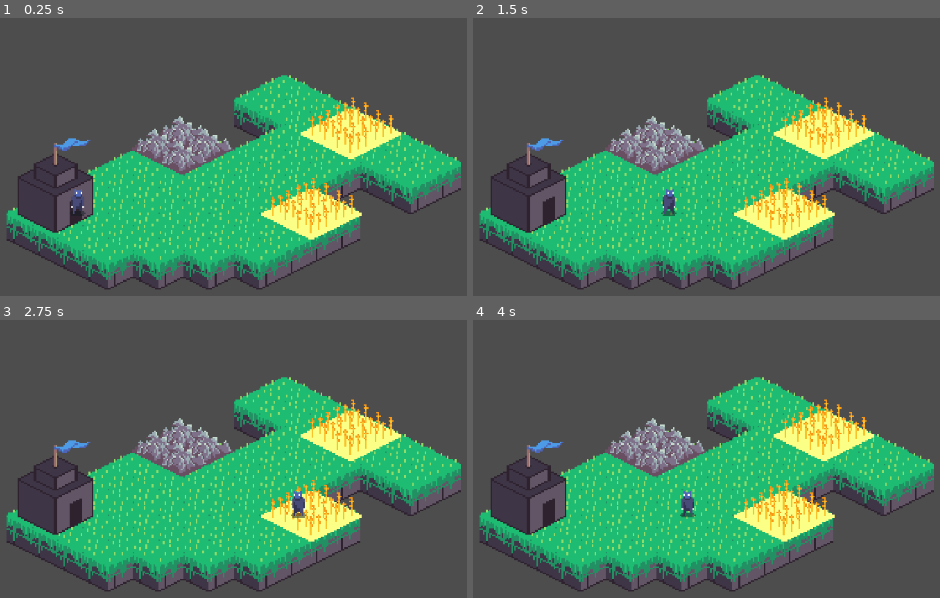
Above: before the commit, frames 1-4 (two rows, left to right).
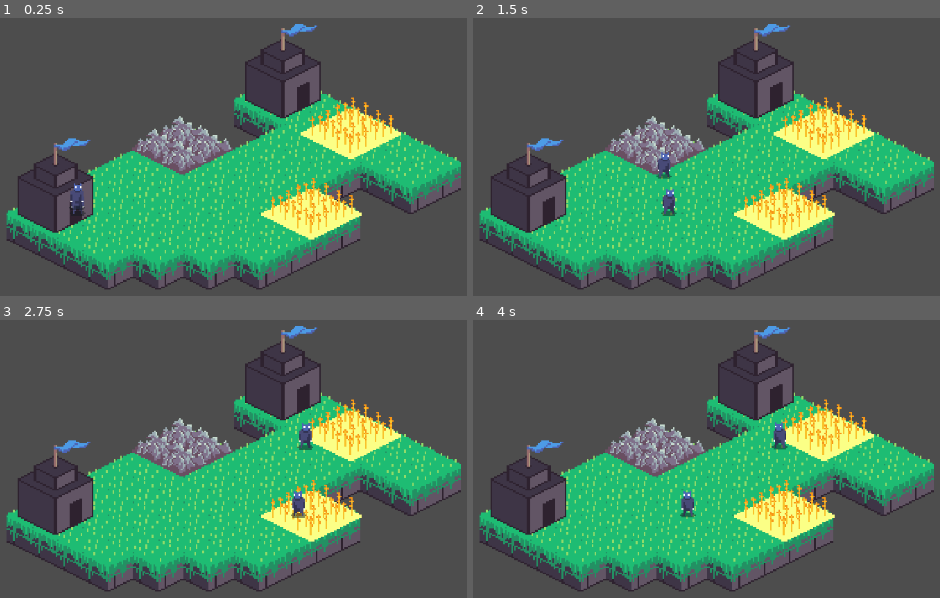
Above: after the commit, the same moments.

Repository: SuperSheaff/Ludum-Dare-55
Game: Godot game, scene res://Scenes/Levels/main.tscn
Two runs of this game, one before a commit and one after it. Both use one fixed random seed, a clock stepped at 60 frames per second and the inputs below.
Inputs:
- Up to frame 1 (0.25 s): no input
- Up to frame 2 (1.5 s): no input
- Up to frame 3 (2.75 s): no input
- Up to frame 4 (4 s): tap Enter at 3.5 s

The runs differ from the first frame. In frame 1, 2.5% of the frame differs, in the area x 14-69%, y 2-70%; in frame 2, 2.6%; in frame 3, 2.6%; in frame 4, 2.6%, in the area x 52-69%, y 2-47%.

Commit message:
warrior dudes now

Diff:
--- /dev/null
+++ b/Scenes/Buildings/barracks.tscn
@@ -0,0 +1,11 @@
+[gd_scene load_steps=3 format=3 uid="uid://cjahglknwb6f5"]
+
+[ext_resource type="Script" path="res://Scripts/barracks.gd" id="1_vrhhb"]
+[ext_resource type="Texture2D" uid="uid://coh4b01foym1s" path="res://Sprites/Environment/Home-Sheet.png" id="2_doh7e"]
+
+[node name="Barracks" type="Node2D"]
+script = ExtResource("1_vrhhb")
+
+[node name="Sprite2D" type="Sprite2D" parent="."]
+position = Vector2(0, -100)
+texture = ExtResource("2_doh7e")
--- a/Scenes/Characters/dude.tscn
+++ b/Scenes/Characters/dude.tscn
@@ -11,6 +11,8 @@
 [ext_resource type="Script" path="res://Scripts/Dude/States/Collect Ore/dude_ore_move_to_ore.gd" id="9_wb8or"]
 [ext_resource type="Script" path="res://Scripts/Dude/States/Collect Ore/dude_ore_collect.gd" id="10_c5wjf"]
 [ext_resource type="Script" path="res://Scripts/Dude/States/Collect Ore/dude_ore_bring_ore_home.gd" id="11_egp6q"]
+[ext_resource type="Script" path="res://Scripts/Dude/States/Warrior/dude_warrior_pause.gd" id="12_5jvfh"]
+[ext_resource type="Script" path="res://Scripts/Dude/States/Warrior/dude_warrior_roam.gd" id="13_dhbw2"]
 
 [sub_resource type="Animation" id="Animation_h0pky"]
 tracks/0/type = "value"
@@ -92,6 +94,40 @@
 "transitions": PackedFloat32Array(1, 1, 1, 1, 1, 1, 1, 1),
 "update": 1,
 "values": [20, 21, 22, 23, 24, 25, 26, 27]
+}
+
+[sub_resource type="Animation" id="Animation_6h24g"]
+resource_name = "warrior_idle"
+length = 0.8
+loop_mode = 1
+tracks/0/type = "value"
+tracks/0/imported = false
+tracks/0/enabled = true
+tracks/0/path = NodePath("Sprite2D:frame")
+tracks/0/interp = 1
+tracks/0/loop_wrap = true
+tracks/0/keys = {
+"times": PackedFloat32Array(0, 0.2, 0.4, 0.6),
+"transitions": PackedFloat32Array(1, 1, 1, 1),
+"update": 1,
+"values": [28, 29, 30, 31]
+}
+
+[sub_resource type="Animation" id="Animation_08pvc"]
+resource_name = "warrior_move"
+length = 0.8
+loop_mode = 1
+tracks/0/type = "value"
+tracks/0/imported = false
+tracks/0/enabled = true
+tracks/0/path = NodePath("Sprite2D:frame")
+tracks/0/interp = 1
+tracks/0/loop_wrap = true
+tracks/0/keys = {
+"times": PackedFloat32Array(0, 0.1, 0.2, 0.3, 0.4, 0.5, 0.6, 0.7),
+"transitions": PackedFloat32Array(1, 1, 1, 1, 1, 1, 1, 1),
+"update": 1,
+"values": [32, 33, 34, 35, 36, 37, 38, 39]
 }
 
 [sub_resource type="AnimationLibrary" id="AnimationLibrary_vlvy0"]
@@ -100,7 +136,9 @@
 "idle": SubResource("Animation_yo22e"),
 "move": SubResource("Animation_h6lrw"),
 "move_food": SubResource("Animation_gipdy"),
-"move_ore": SubResource("Animation_7ip07")
+"move_ore": SubResource("Animation_7ip07"),
+"warrior_idle": SubResource("Animation_6h24g"),
+"warrior_move": SubResource("Animation_08pvc")
 }
 
 [sub_resource type="AnimationNodeAnimation" id="AnimationNodeAnimation_lo8nf"]
@@ -128,8 +166,8 @@
 [node name="Sprite2D" type="Sprite2D" parent="."]
 position = Vector2(0, -40)
 texture = ExtResource("1_44xdr")
-hframes = 6
-vframes = 5
+hframes = 7
+vframes = 6
 
 [node name="AnimationPlayer" type="AnimationPlayer" parent="."]
 libraries = {
@@ -186,3 +224,13 @@
 script = ExtResource("11_egp6q")
 dude = NodePath("../..")
 dude_animator = NodePath("../../AnimationPlayer")
+
+[node name="WarriorPause" type="Node" parent="StateMachine" node_paths=PackedStringArray("dude", "dude_animator")]
+script = ExtResource("12_5jvfh")
+dude = NodePath("../..")
+dude_animator = NodePath("../../AnimationPlayer")
+
+[node name="WarriorRoam" type="Node" parent="StateMachine" node_paths=PackedStringArray("dude", "dude_animator")]
+script = ExtResource("13_dhbw2")
+dude = NodePath("../..")
+dude_animator = NodePath("../../AnimationPlayer")
--- a/Scenes/Levels/main.tscn
+++ b/Scenes/Levels/main.tscn
@@ -1,9 +1,10 @@
-[gd_scene load_steps=6 format=3 uid="uid://u06ql36qquqn"]
+[gd_scene load_steps=7 format=3 uid="uid://u06ql36qquqn"]
 
 [ext_resource type="PackedScene" uid="uid://cndvm7kt7sj42" path="res://Tilemaps/tile_map.tscn" id="2_ik118"]
 [ext_resource type="PackedScene" uid="uid://ccorg5bj766v5" path="res://Scenes/Buildings/house.tscn" id="3_ul3hg"]
 [ext_resource type="PackedScene" uid="uid://2hlkl607tjp6" path="res://Scenes/Resources/ore.tscn" id="4_1ypp8"]
 [ext_resource type="PackedScene" uid="uid://fcn2r66phgcl" path="res://Scenes/Resources/food.tscn" id="4_fhhta"]
+[ext_resource type="PackedScene" uid="uid://cjahglknwb6f5" path="res://Scenes/Buildings/barracks.tscn" id="5_r5ic8"]
 
 [sub_resource type="GDScript" id="GDScript_0hur3"]
 
@@ -29,3 +30,6 @@
 [node name="Camera2D" type="Camera2D" parent="."]
 position = Vector2(143, 93)
 zoom = Vector2(0.455, 0.455)
+
+[node name="Barracks" parent="." groups=["Barracks"] instance=ExtResource("5_r5ic8")]
+position = Vector2(315, -123)
--- a/Scripts/Dude/States/Idle/dude_idle.gd
+++ b/Scripts/Dude/States/Idle/dude_idle.gd
@@ -22,7 +22,7 @@
 		#Transitioned.emit(self, "MoveToPray")
 		#print("Received Pray task")
 
-	#elif task is Fight:
-		#dude.set_task(task)
-		#Transitioned.emit(self, "MoveToFight")
-		#print("Received Fight task")
+	elif task is Barracks:
+		dude.set_task(task)
+		Transitioned.emit(self, "WarriorRoam")
+		print("Received Warrior task")
--- /dev/null
+++ b/Scripts/Dude/States/Warrior/dude_warrior.gd
@@ -0,0 +1,28 @@
+extends DudeState
+class_name DudeWarrior
+
+var task
+
+#func Update(delta: float):
+	#
+	#task = dude.check_for_task()
+	#
+	#if task is Food:
+		#dude.set_task(task)
+		#Transitioned.emit(self, "MoveToFood")
+		#print("Received Food task")
+		#
+	#elif task is Ore:
+		#dude.set_task(task)
+		#Transitioned.emit(self, "MoveToOre")
+		#print("Received Ore task")
+
+	#elif task is Pray:
+		#dude.set_task(task)
+		#Transitioned.emit(self, "MoveToPray")
+		#print("Received Pray task")
+
+	#elif task is Fight:
+		#dude.set_task(task)
+		#Transitioned.emit(self, "MoveToFight")
+		#print("Received Fight task")
--- /dev/null
+++ b/Scripts/Dude/States/Warrior/dude_warrior_pause.gd
@@ -0,0 +1,29 @@
+extends DudeWarrior
+class_name DudeWarriorPause
+
+var pause_time : float
+
+func Enter():
+	super.Enter()
+
+	randomize_pause()
+	dude_animator.play("warrior_idle")
+
+func Update(delta: float):
+	super.Update(delta)
+
+	if pause_time > 0:
+		pause_time -= delta
+
+	else:
+		Transitioned.emit(self, "WarriorRoam")
+
+func Physics_Update(delta: float):
+	super.Physics_Update(delta)
+
+	if dude:
+		dude.velocity = Vector2.ZERO
+
+func randomize_pause():
+	move_direction = Vector2(randf_range(-1, 1), randf_range(-1, 1)).normalized()
+	pause_time = randf_range(0, 1)
--- /dev/null
+++ b/Scripts/Dude/States/Warrior/dude_warrior_roam.gd
@@ -0,0 +1,45 @@
+extends DudeWarrior
+class_name DudeWarriorRoam
+
+var target_position: Vector2
+
+func Enter():
+	super.Enter()
+	randomize_wander()
+	dude_animator.play("warrior_move")
+
+func Update(delta: float):
+	super.Update(delta)
+
+	if dude.global_position.distance_to(target_position) < 10.0:
+		Transitioned.emit(self, "WarriorPause")
+
+func Physics_Update(delta: float):
+	super.Physics_Update(delta)
+	if dude and target_position != null:
+		var direction = (target_position - dude.global_position).normalized()
+		dude.velocity = direction * move_speed
+
+func randomize_wander():
+	var tilemap = GameController.tilemap
+	var bounds = tilemap.get_used_rect()
+	var random_cell = Vector2()
+	var valid_cell_found = false
+
+	while not valid_cell_found:
+		random_cell = Vector2(
+			randi() % int(bounds.size.x) + bounds.position.x,
+			randi() % int(bounds.size.y) + bounds.position.y
+		)
+
+		if tilemap.get_cell_source_id(0, random_cell) != -1:
+			valid_cell_found = true
+
+	target_position = tilemap.map_to_local(random_cell) + tilemap.tile_set.tile_size * 0.5
+
+
+func is_within_tilemap_bounds(position):
+	var tilemap = GameController.tilemap
+	var local_position = tilemap.to_local(position)
+	var cell = tilemap.local_to_map(local_position)
+	return tilemap.get_cell_source_id(0, cell) != -1
--- /dev/null
+++ b/Scripts/barracks.gd
@@ -0,0 +1,10 @@
+extends Node2D
+class_name Barracks
+
+var is_assigned = false
+
+func assign_to_dude():
+	is_assigned = true
+
+func unassign():
+	is_assigned = false
--- a/Scripts/game_controller.gd
+++ b/Scripts/game_controller.gd
@@ -8,9 +8,10 @@
 
 func _ready():
 	spawn_dude()
+	spawn_dude()
 
 func check_for_task(dude_position):
-	var closest_resource = null
+	var closest_task = null
 	var min_distance = INF  # Using a high initial distance to compare against
 	var resource_type = null
 
@@ -21,24 +22,36 @@
 			var distance = dude_position.distance_to(food.global_position)
 			if distance < min_distance:
 				min_distance = distance
-				closest_resource = food
+				closest_task = food
 				resource_type = "food"
 
 	# Only check for ore if no unassigned food was found
-	if closest_resource == null:
+	if closest_task == null:
 		var ore_items = get_tree().get_nodes_in_group("Ore")
 		for ore in ore_items:
 			if not ore.is_assigned:
 				var distance = dude_position.distance_to(ore.global_position)
 				if distance < min_distance:
 					min_distance = distance
-					closest_resource = ore
+					closest_task = ore
 					resource_type = "ore"
 
+	# Only check for ore if no unassigned food was found
+	if closest_task == null:
+		var barracks_items = get_tree().get_nodes_in_group("Barracks")
+		for barracks in barracks_items:
+			if barracks && current_ore >= 4:
+				current_ore -= 4
+				var distance = dude_position.distance_to(barracks.global_position)
+				if distance < min_distance:
+					min_distance = distance
+					closest_task = barracks
+					resource_type = "barracks"
+
 	# Assign the dude to the resource if one is found
-	if closest_resource:
-		closest_resource.assign_to_dude()
-		return closest_resource
+	if closest_task:
+		closest_task.assign_to_dude()
+		return closest_task
 
 	return null
 
@@ -72,4 +85,4 @@
 
 func add_ore():
 	current_ore += 1
-	print("Food: ", current_ore)
+	print("Ore: ", current_ore)
Not shown: 1 places in Scenes/Characters/dude.tscn that only renumber resources
Binary file changed: Sprites/Little Dude/LittleDude-Sheet.aseprite
Binary file changed: Sprites/Little Dude/LittleDude-Sheet.png
Binary file changed: Sprites/Little Dude/LittleDude.aseprite
